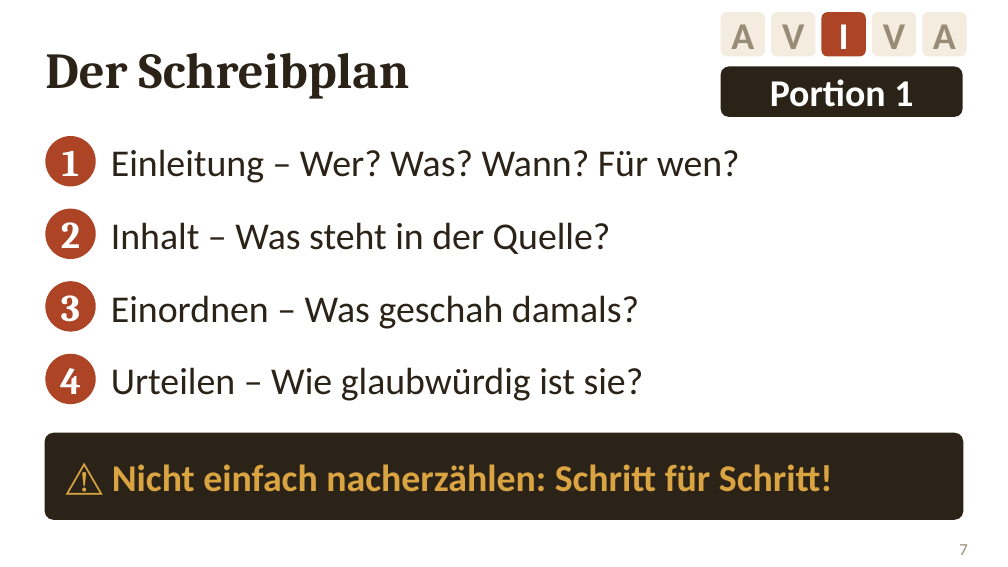
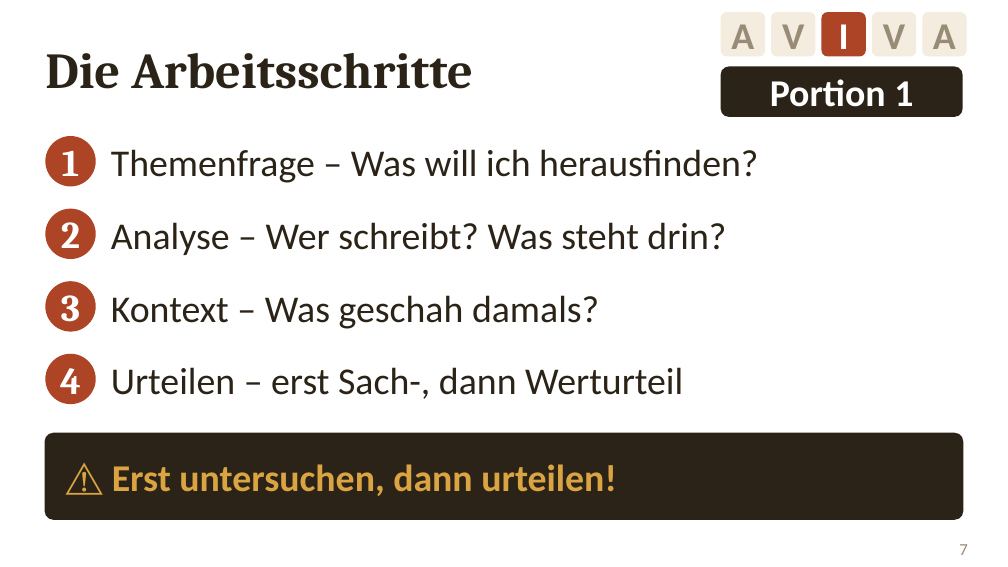
Before and after one commit to golzkonstantin-gif/Schule, a slide deck: slide 7 of Geschichte_11/Doppelstunde_Test_Quellenanalyse/Folien_Quellenanalyse.pptx. Drawn at 1008x567 pixels with LibreOffice and Linux fonts; fonts in the diff are those of the drawing. Boxes give left, top, right and bottom in pixels: in the first picture for what was removed or moved away, otherwise in the second. Text is boxed around its words. In the diff, an @@ line names an element or a change of style, - is before the commit and + after.

```diff
--- a/Geschichte_11/Doppelstunde_Test_Quellenanalyse/Folien_Quellenanalyse.pptx
+++ b/Geschichte_11/Doppelstunde_Test_Quellenanalyse/Folien_Quellenanalyse.pptx
@@ text at [45, 53, 473, 89]: text changed @@
-Der Schreibplan
+Die Arbeitsschritte
@@ text at [111, 149, 758, 183]: text changed @@
-Einleitung – Wer? Was? Wann? Für wen?
+Themenfrage – Was will ich herausfinden?
@@ text at [111, 222, 726, 255]: text changed @@
-Inhalt – Was steht in der Quelle?
+Analyse – Wer schreibt? Was steht drin?
@@ text at [111, 295, 599, 329]: text changed @@
-Einordnen – Was geschah damals?
+Kontext – Was geschah damals?
@@ text at [111, 367, 683, 399]: text changed @@
-Urteilen – Wie glaubwürdig ist sie?
+Urteilen – erst Sach-, dann Werturteil
@@ text at [112, 464, 617, 496]: text changed @@
-⚠ Nicht einfach nacherzählen: Schritt für Schritt!
+⚠ Erst untersuchen, dann urteilen!
```
Also in this commit, not shown: 12 other slides changed, 2 slides added, 14 other files.
